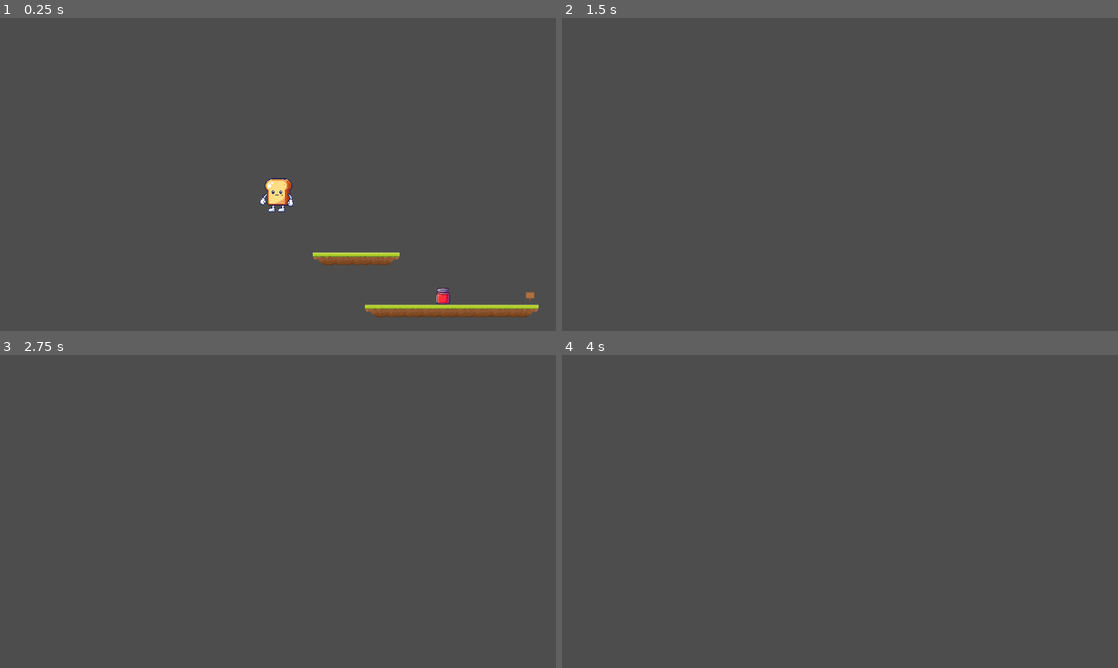
Above: before the commit, frames 1-4 (two rows, left to right).
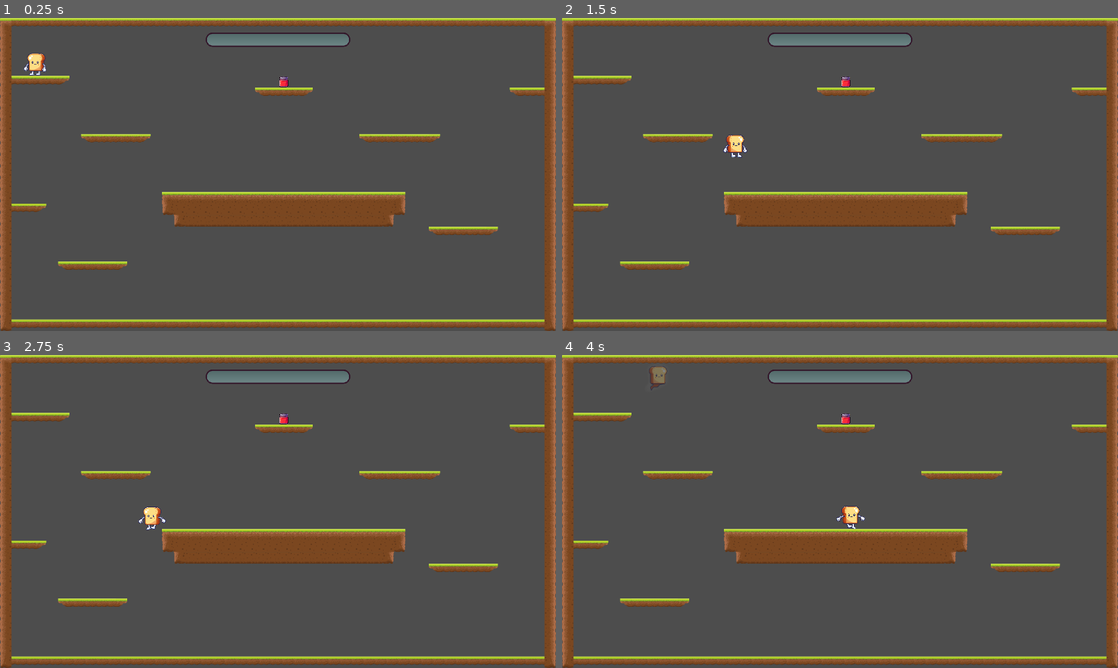
Above: after the commit, the same moments.

Repository: Alliance-of-Numpties/terry-toastington
Game: Godot game, scene res://scenes/main.tscn
The game is run twice, just before and just after one commit, with the same random seed, the same clock (stepped at 60 frames per second) and the same inputs.
Inputs:
- Up to frame 1 (0.25 s): no input
- Up to frame 2 (1.5 s): hold D (right) from 0.53 s (still down); tap Space (jump) at 0.77 s
- Up to frame 3 (2.75 s): tap Space (jump) at 1.52 s; release D (right) at 2.03 s; hold A (left) from 2.03 s (still down)
- Up to frame 4 (4 s): release A (left) at 2.78 s; hold D (right) from 2.78 s (still down); tap Space (jump) at 3.02, 3.77 s

The runs differ from the first frame. In frame 1, 19% of the frame differs, in the area x 0-100%, y 0-100%; in frame 2, 17%; in frame 3, 17%; in frame 4, 17%.

Commit message:
Add ghoasts to level1

Diff:
--- a/scenes/level1.gd
+++ b/scenes/level1.gd
@@ -1,3 +1,12 @@
 extends Node2D
 
 @export var target_jam_points = 15
+
+
+func _on_player_spawner_spawned_player():
+	var player = get_tree().get_first_node_in_group("Player")
+	player.death.connect(_on_player_death)
+
+
+func _on_player_death():
+	get_parent().reload_current_scene()
--- a/scenes/level1.tscn
+++ b/scenes/level1.tscn
@@ -3,7 +3,7 @@
 [ext_resource type="Script" path="res://scenes/level1.gd" id="1_5kmul"]
 [ext_resource type="Script" path="res://scripts/spawn_jam.gd" id="1_7b17x"]
 [ext_resource type="TileSet" uid="uid://s6jr1v8akh6q" path="res://tiles.tres" id="1_43yrp"]
-[ext_resource type="PackedScene" uid="uid://yamxyc1blu1w" path="res://scenes/player.tscn" id="1_f04fc"]
+[ext_resource type="PackedScene" uid="uid://cja7vvilisuoi" path="res://scenes/player_spawner.tscn" id="3_abosn"]
 [ext_resource type="Texture2D" uid="uid://dmyojgbqeo1sb" path="res://progress-bar/under.svg" id="4_petha"]
 [ext_resource type="Script" path="res://scripts/UI.gd" id="4_rnuko"]
 [ext_resource type="Texture2D" uid="uid://bu3hk4nyisxj2" path="res://progress-bar/over.svg" id="5_u5xq3"]
@@ -13,11 +13,14 @@
 script = ExtResource("1_5kmul")
 target_jam_points = 3
 
+[node name="PlayerSpawner" parent="." node_paths=PackedStringArray("spawn_marker") instance=ExtResource("3_abosn")]
+spawn_marker = NodePath("../PlayerSpawnMarker")
+
+[node name="PlayerSpawnMarker" type="Node2D" parent="."]
+position = Vector2(124, 105)
+
 [node name="Jam Spawner" type="Node2D" parent="."]
 script = ExtResource("1_7b17x")
-
-[node name="Player" parent="." groups=["Player"] instance=ExtResource("1_f04fc")]
-position = Vector2(109, 107)
 
 [node name="World" type="TileMap" parent="."]
 tile_set = ExtResource("1_43yrp")
@@ -43,5 +46,6 @@
 texture_progress = ExtResource("6_25mwa")
 texture_progress_offset = Vector2(2.08165e-12, 2.08165e-12)
 
-[connection signal="got_jam" from="Player" to="UI" method="_on_player_got_jam"]
-[connection signal="got_jam" from="Player" to="Jam Spawner" method="_on_player_got_jam"]
+[connection signal="spawned_player" from="PlayerSpawner" to="." method="_on_player_spawner_spawned_player"]
+[connection signal="spawned_player" from="PlayerSpawner" to="Jam Spawner" method="_on_player_spawner_spawned_player"]
+[connection signal="spawned_player" from="PlayerSpawner" to="UI" method="_on_player_spawner_spawned_player"]
--- /dev/null
+++ b/scenes/main.gd
@@ -0,0 +1,17 @@
+extends Node2D
+
+var current_scene
+
+
+func _ready():
+	var level1_scene = load("res://scenes/level1.tscn")
+	current_scene = level1_scene
+	print(current_scene)
+	add_child(current_scene.instantiate())
+
+
+func reload_current_scene():
+	var current = get_child(0)
+	remove_child(current)
+	current.queue_free()
+	add_child(current_scene.instantiate())
--- a/scenes/main.tscn
+++ b/scenes/main.tscn
@@ -1,22 +1,6 @@
-[gd_scene load_steps=3 format=3 uid="uid://doscg0l784buy"]
+[gd_scene load_steps=2 format=3 uid="uid://doscg0l784buy"]
 
-[ext_resource type="PackedScene" uid="uid://yamxyc1blu1w" path="res://scenes/player.tscn" id="1_srqt0"]
-[ext_resource type="TileSet" uid="uid://s6jr1v8akh6q" path="res://tiles.tres" id="2_nreru"]
+[ext_resource type="Script" path="res://scenes/main.gd" id="1_eweg8"]
 
-[node name="Node2D" type="Node2D"]
-
-[node name="Player" parent="." instance=ExtResource("1_srqt0")]
-
-[node name="RemoteTransform2D" type="RemoteTransform2D" parent="Player"]
-remote_path = NodePath("../../Camera2D")
-
-[node name="Camera2D" type="Camera2D" parent="."]
-zoom = Vector2(1.5, 1.5)
-process_callback = 0
-position_smoothing_enabled = true
-drag_horizontal_enabled = true
-
-[node name="World" type="TileMap" parent="."]
-tile_set = ExtResource("2_nreru")
-format = 2
-layer_0/tile_data = PackedInt32Array(524302, 196609, 3, 327682, 65537, 3, 327683, 131073, 3, 327684, 131073, 3, 327685, 131073, 3, 327686, 196609, 3, 524301, 131073, 3, 524300, 131073, 3, 524299, 131073, 3, 524298, 131073, 3, 524297, 131073, 3, 524296, 131073, 3, 524295, 131073, 3, 524294, 131073, 3, 524293, 65537, 3, 458761, 0, 65536, 458766, 0, 131072)
+[node name="Main" type="Node2D"]
+script = ExtResource("1_eweg8")
--- a/scenes/ollitest.tscn
+++ b/scenes/ollitest.tscn
@@ -1,17 +1,11 @@
-[gd_scene load_steps=5 format=3 uid="uid://6d7qspc6qjwp"]
+[gd_scene load_steps=3 format=3 uid="uid://6d7qspc6qjwp"]
 
-[ext_resource type="PackedScene" uid="uid://yamxyc1blu1w" path="res://scenes/player.tscn" id="1_7wpi4"]
-[ext_resource type="PackedScene" uid="uid://dppks3v5rdp7x" path="res://scenes/player_path_tracker.tscn" id="3_k60th"]
-[ext_resource type="TileSet" uid="uid://cx7hhyav1q31v" path="res://tiles.tres" id="4_iqp02"]
-[ext_resource type="Script" path="res://scripts/OlliTestGameManager.gd" id="4_uu1x4"]
+[ext_resource type="PackedScene" uid="uid://cja7vvilisuoi" path="res://scenes/player_spawner.tscn" id="1_hx56o"]
+[ext_resource type="TileSet" uid="uid://s6jr1v8akh6q" path="res://tiles.tres" id="4_iqp02"]
 
 [node name="Node2D" type="Node2D"]
 
-[node name="OlliTestGameManager" type="Node" parent="." node_paths=PackedStringArray("spawn_marker")]
-script = ExtResource("4_uu1x4")
-spawn_marker = NodePath("../PlayerSpawnMarker")
-player_scene = ExtResource("1_7wpi4")
-player_path_scene = ExtResource("3_k60th")
+[node name="PlayerSpawner" parent="." instance=ExtResource("1_hx56o")]
 
 [node name="PlayerSpawnMarker" type="Node2D" parent="."]
 position = Vector2(820, 31)
@@ -22,5 +16,5 @@
 layer_0/tile_data = PackedInt32Array(48, 196609, 1, -65488, 196609, 0, 47, 131073, 1, -65489, 131073, 0, 46, 131073, 2, …(5959 unchanged characters)…
 
 [connection signal="body_entered" from="World/Item" to="World/Item" method="_on_body_entered" flags=18]
-[connection signal="body_entered" from="World/@Area2D@154849" to="World/@Area2D@154849" method="_on_body_entered" flags=18]
-[connection signal="body_entered" from="World/@Area2D@154850" to="World/@Area2D@154850" method="_on_body_entered" flags=18]
+[connection signal="body_entered" from="World/@Area2D@27226" to="World/@Area2D@27226" method="_on_body_entered" flags=18]
+[connection signal="body_entered" from="World/@Area2D@27227" to="World/@Area2D@27227" method="_on_body_entered" flags=18]
--- a/scenes/player.tscn
+++ b/scenes/player.tscn
@@ -10,6 +10,135 @@
 [sub_resource type="CapsuleShape2D" id="CapsuleShape2D_68p7x"]
 radius = 29.0
 height = 82.0
+
+[sub_resource type="Animation" id="Animation_hhsy0"]
+length = 0.001
+tracks/0/type = "bezier"
+tracks/0/imported = false
+tracks/0/enabled = true
+tracks/0/path = NodePath("Model/UpperBody/FrontShoulder:rotation")
+tracks/0/interp = 1
+tracks/0/loop_wrap = true
+tracks/0/keys = {
+"handle_modes": PackedInt32Array(0),
+"points": PackedFloat32Array(0, -0.25, 0, 0.25, 0),
+"times": PackedFloat32Array(0)
+}
+tracks/1/type = "bezier"
+tracks/1/imported = false
+tracks/1/enabled = true
+tracks/1/path = NodePath("Model/UpperBody/BackShoulder:rotation")
+tracks/1/interp = 1
+tracks/1/loop_wrap = true
+tracks/1/keys = {
+"handle_modes": PackedInt32Array(0),
+"points": PackedFloat32Array(2.08165e-12, -0.25, 0, 0.25, 0),
+"times": PackedFloat32Array(0)
+}
+tracks/2/type = "bezier"
+tracks/2/imported = false
+tracks/2/enabled = true
+tracks/2/path = NodePath("Model/UpperBody/Body:position:y")
+tracks/2/interp = 1
+tracks/2/loop_wrap = true
+tracks/2/keys = {
+"handle_modes": PackedInt32Array(0),
+"points": PackedFloat32Array(-4.76837e-07, -0.25, 0, 0.25, 0),
+"times": PackedFloat32Array(0)
+}
+tracks/3/type = "bezier"
+tracks/3/imported = false
+tracks/3/enabled = true
+tracks/3/path = NodePath("Model/UpperBody:position:y")
+tracks/3/interp = 1
+tracks/3/loop_wrap = true
+tracks/3/keys = {
+"handle_modes": PackedInt32Array(0),
+"points": PackedFloat32Array(0, -0.25, 0, 0.25, 0),
+"times": PackedFloat32Array(0)
+}
+tracks/4/type = "bezier"
+tracks/4/imported = false
+tracks/4/enabled = true
+tracks/4/path = NodePath("Model/Legs/BackHip:rotation")
+tracks/4/interp = 1
+tracks/4/loop_wrap = true
+tracks/4/keys = {
+"handle_modes": PackedInt32Array(0),
+"points": PackedFloat32Array(0, -0.25, 0, 0.25, 0),
+"times": PackedFloat32Array(0)
+}
+tracks/5/type = "bezier"
+tracks/5/imported = false
+tracks/5/enabled = true
+tracks/5/path = NodePath("Model/Legs/FrontHip:rotation")
+tracks/5/interp = 1
+tracks/5/loop_wrap = true
+tracks/5/keys = {
+"handle_modes": PackedInt32Array(0),
+"points": PackedFloat32Array(0, -0.25, 0, 0.25, 0),
+"times": PackedFloat32Array(0)
+}
+
+[sub_resource type="Animation" id="Animation_3dvwd"]
+resource_name = "idle"
+loop_mode = 1
+step = 0.05
+tracks/0/type = "bezier"
+tracks/0/imported = false
+tracks/0/enabled = true
+tracks/0/path = NodePath("Model/UpperBody/FrontShoulder:rotation")
+tracks/0/interp = 1
+tracks/0/loop_wrap = true
+tracks/0/keys = {
+"handle_modes": PackedInt32Array(0, 0, 0, 0, 0),
+"points": PackedFloat32Array(0, -0.25, 0, 0.05, 0.0920155, 0.161835, -0.1, 0.0116366, 0.1, -0.00581831, -0.0215232, -0.0555855, 0.101902, 0.0444145, -0.0551913, -0.152352, -0.1, -0.00581825, 0.1, -0.00581825, 0, -0.05, -0.0825328, 0.05, 0.0745607),
+"times": PackedFloat32Array(0, 0.25, 0.5, 0.75, 1)
+}
+tracks/1/type = "bezier"
+tracks/1/imported = false
+tracks/1/enabled = true
+tracks/1/path = NodePath("Model/UpperBody/BackShoulder:rotation")
+tracks/1/interp = 1
+tracks/1/loop_wrap = true
+tracks/1/keys = {
+"handle_modes": PackedInt32Array(0, 0, 0, 0, 0),
+"points": PackedFloat32Array(0, -0.25, 0, 0.05, 0.0687424, 0.167653, -0.15, 0.0201225, 0.15, -0.00581828, 0, -0.1, 0.0861972, 0.1, -0.15817, -0.15817, -0.1, 0.0232731, 0.15, 0, 0, -0.1, -0.117442, 0.1, 0.138562),
+"times": PackedFloat32Array(0, 0.25, 0.5, 0.75, 1)
+}
+tracks/2/type = "bezier"
+tracks/2/imported = false
+tracks/2/enabled = true
+tracks/2/path = NodePath("Model/UpperBody:position:y")
+tracks/2/interp = 1
+tracks/2/loop_wrap = true
+tracks/2/keys = {
+"handle_modes": PackedInt32Array(0, 0, 0),
+"points": PackedFloat32Array(0, -0.25, 0, 0.25, 0, 20, -0.25, 0, 0.25, 0, 0, -0.25, 0, 0.25, 0),
+"times": PackedFloat32Array(0, 0.5, 1)
+}
+tracks/3/type = "bezier"
+tracks/3/imported = false
+tracks/3/enabled = true
+tracks/3/path = NodePath("Model/Legs/FrontHip:rotation")
+tracks/3/interp = 1
+tracks/3/loop_wrap = true
+tracks/3/keys = {
+"handle_modes": PackedInt32Array(0),
+"points": PackedFloat32Array(0, -0.25, 0, 0.25, 0),
+"times": PackedFloat32Array(0)
+}
+tracks/4/type = "bezier"
+tracks/4/imported = false
+tracks/4/enabled = true
+tracks/4/path = NodePath("Model/Legs/BackHip:rotation")
+tracks/4/interp = 1
+tracks/4/loop_wrap = true
+tracks/4/keys = {
+"handle_modes": PackedInt32Array(0),
+"points": PackedFloat32Array(0, -0.25, 0, 0.25, 0),
+"times": PackedFloat32Array(0)
+}
 
 [sub_resource type="Animation" id="Animation_ux12p"]
 resource_name = "walk"
@@ -61,135 +190,6 @@
 "times": PackedFloat32Array(0, 0.15, 0.3, 0.45, 0.6)
 }
 
-[sub_resource type="Animation" id="Animation_hhsy0"]
-length = 0.001
-tracks/0/type = "bezier"
-tracks/0/imported = false
-tracks/0/enabled = true
-tracks/0/path = NodePath("Model/UpperBody/FrontShoulder:rotation")
-tracks/0/interp = 1
-tracks/0/loop_wrap = true
-tracks/0/keys = {
-"handle_modes": PackedInt32Array(0),
-"points": PackedFloat32Array(0, -0.25, 0, 0.25, 0),
-"times": PackedFloat32Array(0)
-}
-tracks/1/type = "bezier"
-tracks/1/imported = false
-tracks/1/enabled = true
-tracks/1/path = NodePath("Model/UpperBody/BackShoulder:rotation")
-tracks/1/interp = 1
-tracks/1/loop_wrap = true
-tracks/1/keys = {
-"handle_modes": PackedInt32Array(0),
-"points": PackedFloat32Array(2.08165e-12, -0.25, 0, 0.25, 0),
-"times": PackedFloat32Array(0)
-}
-tracks/2/type = "bezier"
-tracks/2/imported = false
-tracks/2/enabled = true
-tracks/2/path = NodePath("Model/UpperBody/Body:position:y")
-tracks/2/interp = 1
-tracks/2/loop_wrap = true
-tracks/2/keys = {
-"handle_modes": PackedInt32Array(0),
-"points": PackedFloat32Array(-4.76837e-07, -0.25, 0, 0.25, 0),
-"times": PackedFloat32Array(0)
-}
-tracks/3/type = "bezier"
-tracks/3/imported = false
-tracks/3/enabled = true
-tracks/3/path = NodePath("Model/UpperBody:position:y")
-tracks/3/interp = 1
-tracks/3/loop_wrap = true
-tracks/3/keys = {
-"handle_modes": PackedInt32Array(0),
-"points": PackedFloat32Array(0, -0.25, 0, 0.25, 0),
-"times": PackedFloat32Array(0)
-}
-tracks/4/type = "bezier"
-tracks/4/imported = false
-tracks/4/enabled = true
-tracks/4/path = NodePath("Model/Legs/BackHip:rotation")
-tracks/4/interp = 1
-tracks/4/loop_wrap = true
-tracks/4/keys = {
-"handle_modes": PackedInt32Array(0),
-"points": PackedFloat32Array(0, -0.25, 0, 0.25, 0),
-"times": PackedFloat32Array(0)
-}
-tracks/5/type = "bezier"
-tracks/5/imported = false
-tracks/5/enabled = true
-tracks/5/path = NodePath("Model/Legs/FrontHip:rotation")
-tracks/5/interp = 1
-tracks/5/loop_wrap = true
-tracks/5/keys = {
-"handle_modes": PackedInt32Array(0),
-"points": PackedFloat32Array(0, -0.25, 0, 0.25, 0),
-"times": PackedFloat32Array(0)
-}
-
-[sub_resource type="Animation" id="Animation_3dvwd"]
-resource_name = "idle"
-loop_mode = 1
-step = 0.05
-tracks/0/type = "bezier"
-tracks/0/imported = false
-tracks/0/enabled = true
-tracks/0/path = NodePath("Model/UpperBody/FrontShoulder:rotation")
-tracks/0/interp = 1
-tracks/0/loop_wrap = true
-tracks/0/keys = {
-"handle_modes": PackedInt32Array(0, 0, 0, 0, 0),
-"points": PackedFloat32Array(0, -0.25, 0, 0.05, 0.0920155, 0.161835, -0.1, 0.0116366, 0.1, -0.00581831, -0.0215232, -0.0555855, 0.101902, 0.0444145, -0.0551913, -0.152352, -0.1, -0.00581825, 0.1, -0.00581825, 0, -0.05, -0.0825328, 0.05, 0.0745607),
-"times": PackedFloat32Array(0, 0.25, 0.5, 0.75, 1)
-}
-tracks/1/type = "bezier"
-tracks/1/imported = false
-tracks/1/enabled = true
-tracks/1/path = NodePath("Model/UpperBody/BackShoulder:rotation")
-tracks/1/interp = 1
-tracks/1/loop_wrap = true
-tracks/1/keys = {
-"handle_modes": PackedInt32Array(0, 0, 0, 0, 0),
-"points": PackedFloat32Array(0, -0.25, 0, 0.05, 0.0687424, 0.167653, -0.15, 0.0201225, 0.15, -0.00581828, 0, -0.1, 0.0861972, 0.1, -0.15817, -0.15817, -0.1, 0.0232731, 0.15, 0, 0, -0.1, -0.117442, 0.1, 0.138562),
-"times": PackedFloat32Array(0, 0.25, 0.5, 0.75, 1)
-}
-tracks/2/type = "bezier"
-tracks/2/imported = false
-tracks/2/enabled = true
-tracks/2/path = NodePath("Model/UpperBody:position:y")
-tracks/2/interp = 1
-tracks/2/loop_wrap = true
-tracks/2/keys = {
-"handle_modes": PackedInt32Array(0, 0, 0),
-"points": PackedFloat32Array(0, -0.25, 0, 0.25, 0, 20, -0.25, 0, 0.25, 0, 0, -0.25, 0, 0.25, 0),
-"times": PackedFloat32Array(0, 0.5, 1)
-}
-tracks/3/type = "bezier"
-tracks/3/imported = false
-tracks/3/enabled = true
-tracks/3/path = NodePath("Model/Legs/FrontHip:rotation")
-tracks/3/interp = 1
-tracks/3/loop_wrap = true
-tracks/3/keys = {
-"handle_modes": PackedInt32Array(0),
-"points": PackedFloat32Array(0, -0.25, 0, 0.25, 0),
-"times": PackedFloat32Array(0)
-}
-tracks/4/type = "bezier"
-tracks/4/imported = false
-tracks/4/enabled = true
-tracks/4/path = NodePath("Model/Legs/BackHip:rotation")
-tracks/4/interp = 1
-tracks/4/loop_wrap = true
-tracks/4/keys = {
-"handle_modes": PackedInt32Array(0),
-"points": PackedFloat32Array(0, -0.25, 0, 0.25, 0),
-"times": PackedFloat32Array(0)
-}
-
 [sub_resource type="AnimationLibrary" id="AnimationLibrary_pvac0"]
 _data = {
 "RESET": SubResource("Animation_hhsy0"),
@@ -220,7 +220,7 @@
 states/walk/position = Vector2(586.286, 121.918)
 transitions = ["Start", "idle", SubResource("AnimationNodeStateMachineTransition_684bv"), "idle", "walk", SubResource("AnimationNodeStateMachineTransition_6ng76"), "walk", "idle", SubResource("AnimationNodeStateMachineTransition_n8r80")]
 
-[node name="Player" type="CharacterBody2D"]
+[node name="Player" type="CharacterBody2D" groups=["Player"]]
 collision_layer = 3
 collision_mask = 3
 script = ExtResource("1_ffm6m")
@@ -230,7 +230,6 @@
 scale = Vector2(0.1, 0.1)
 
 [node name="Legs" type="Node2D" parent="Model"]
-scale = Vector2(1, 1)
 
 [node name="BackHip" type="Node2D" parent="Model/Legs"]
 position = Vector2(-100, 220)
@@ -248,29 +247,23 @@
 flip_h = true
 
 [node name="UpperBody" type="Node2D" parent="Model"]
-scale = Vector2(1, 1)
 
 [node name="BackShoulder" type="Node2D" parent="Model/UpperBody"]
 position = Vector2(-220, -10)
-scale = Vector2(1, 1)
 
 [node name="BackArm" type="Sprite2D" parent="Model/UpperBody/BackShoulder"]
 position = Vector2(220, 10)
-scale = Vector2(1, 1)
 texture = ExtResource("4_npynr")
 
 [node name="Body" type="Sprite2D" parent="Model/UpperBody"]
 position = Vector2(0, -4.76837e-07)
-scale = Vector2(1, 1)
 texture = ExtResource("2_21i3r")
 
 [node name="FrontShoulder" type="Node2D" parent="Model/UpperBody"]
 position = Vector2(240, -10)
-scale = Vector2(1, 1)
 
 [node name="FrontArm" type="Sprite2D" parent="Model/UpperBody/FrontShoulder"]
 position = Vector2(-240, 10)
-scale = Vector2(1, 1)
 texture = ExtResource("3_cl512")
 
 [node name="CollisionShape2D" type="CollisionShape2D" parent="."]
--- /dev/null
+++ b/scenes/player_spawner.tscn
@@ -0,0 +1,10 @@
+[gd_scene load_steps=4 format=3 uid="uid://cja7vvilisuoi"]
+
+[ext_resource type="Script" path="res://scripts/PlayerSpawner.gd" id="1_0q5bg"]
+[ext_resource type="PackedScene" uid="uid://yamxyc1blu1w" path="res://scenes/player.tscn" id="2_i63mu"]
+[ext_resource type="PackedScene" path="res://scenes/player_path_tracker.tscn" id="3_eyuoe"]
+
+[node name="PlayerSpawner" type="Node"]
+script = ExtResource("1_0q5bg")
+player_scene = ExtResource("2_i63mu")
+player_path_scene = ExtResource("3_eyuoe")
--- a/scripts/OlliTestGameManager.gd
+++ b/scripts/PlayerSpawner.gd
@@ -7,20 +7,20 @@
 var player: Player
 var player_path: PlayerPath
 
+signal spawned_player
+
+
 func _ready():
 	spawn_player.call_deferred()
+
 
 func spawn_player():
 	player = player_scene.instantiate() as Player
 	player.global_position = spawn_marker.global_position
-	player.death.connect(_on_player_death)
 	add_sibling(player)
 
 	player_path = player_path_scene.instantiate()
 	player_path.player = player
 	add_sibling(player_path)
 
-func _on_player_death():
-	player.queue_free()
-	player_path.queue_free()
-	spawn_player()
+	spawned_player.emit()
--- a/scripts/UI.gd
+++ b/scripts/UI.gd
@@ -1,4 +1,8 @@
 extends Node2D
+
+
+func get_player():
+	return get_tree().get_first_node_in_group("Player")
 
 
 func get_bar():
@@ -10,6 +14,9 @@
 	get_bar().max_value = get_tree().get_first_node_in_group("Level").target_jam_points
 
 
+func _on_player_spawner_spawned_player():
+	get_player().got_jam.connect(_on_player_got_jam)
+
+
 func _on_player_got_jam():
-	var player = get_tree().get_first_node_in_group("Player")
-	get_bar().value = player.jam_points
+	get_bar().value = get_player().jam_points
--- a/scripts/spawn_jam.gd
+++ b/scripts/spawn_jam.gd
@@ -22,7 +22,8 @@
 	jam_instance.global_position = target_spawn.global_position
 
 
-func _ready():
+func _on_player_spawner_spawned_player():
+	get_player().got_jam.connect(_on_player_got_jam)
 	spawn_jam.call_deferred()
 
 
